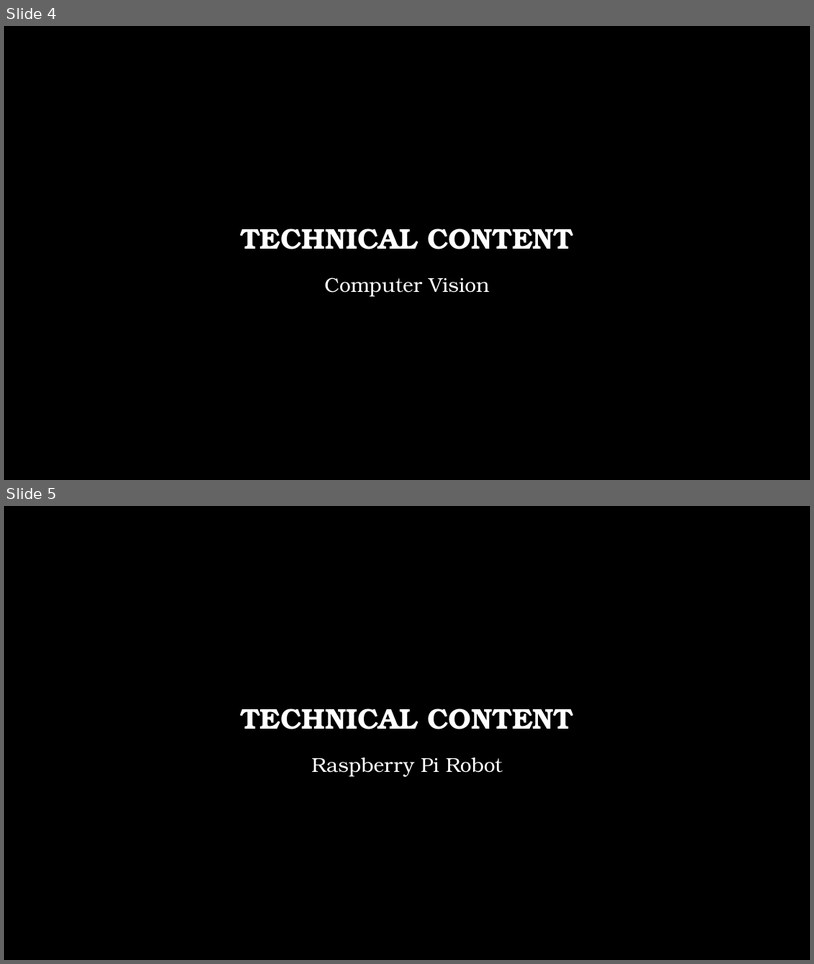
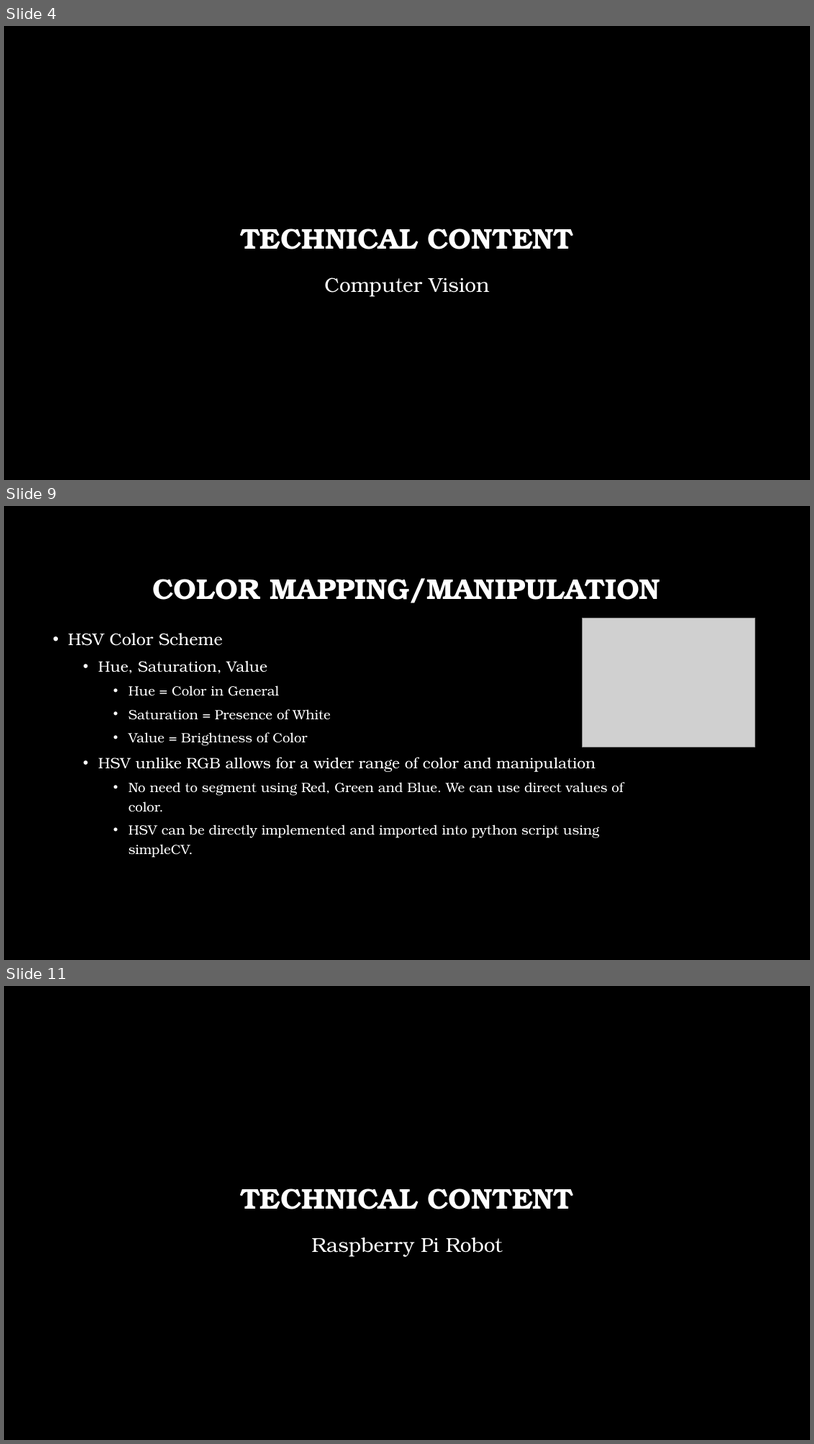
Before and after one commit to james-massey/AdvancedReality, a slide deck: 403 Final presentation.pptx. Shown one above the other, each under a label of ours: slides 4 and 5 before the commit, slides 4, 9 and 11 after it; the slides between them are not shown. The pictures are 814x964 and 814x1444 pixels, drawn with LibreOffice and Linux fonts; fonts in the diff are those of the drawing; grey boxes stand for pictures; background and template pictures are left out. Boxes give left, top, right and bottom in pixels: in the first picture for what was removed or moved away, otherwise in the second. Text is boxed around its words. In the diff, an @@ line names an element or a change of style, - is before the commit and + after.

```diff
--- a/403 Final presentation.pptx
+++ b/403 Final presentation.pptx
@@ slide 9 added at box(4, 506, 810, 960), background picture (left out) @@
@@ title added at box(153, 578, 661, 603), 34 pt, text #FFFFFF, bold @@
+COLOR MAPPING/MANIPULATION
@@ text added at box(68, 633, 623, 857), 16 pt, text #FFFFFF @@
+• HSV Color Scheme
+  • Hue, Saturation, Value
+    • Hue = Color in General
+    • Saturation = Presence of White
+    • Value = Brightness of Color
+  • HSV unlike RGB allows for a wider range of color and manipulation
+    • No need to segment using Red, Green and Blue. We can use direct values of color.
+    • HSV can be directly implemented and imported into python script using simpleCV.
@@ picture added at box(583, 618, 756, 747) @@
@@ what was slide 5 is now slide 11 @@
```
Also in this commit, not shown: 5 other slides added.
